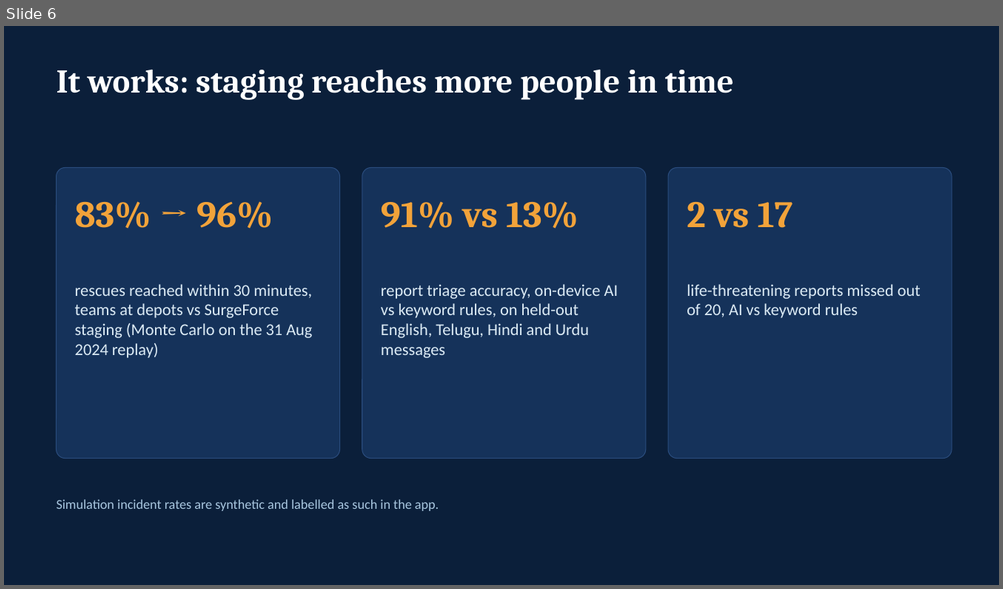
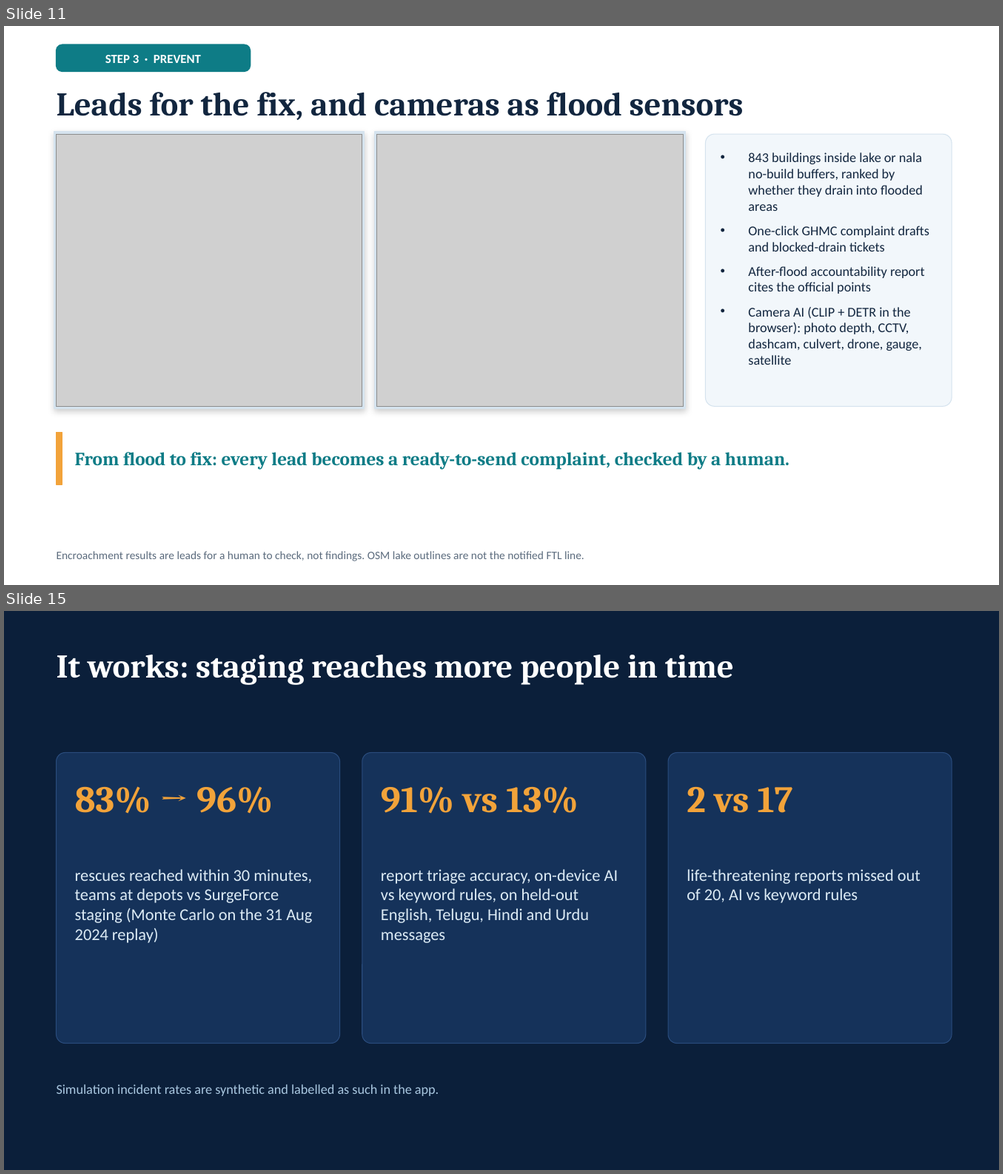
Before and after one commit to Rohanarekatla/CipherCop-2026, a slide deck: submission/3_Presentation/CipherCop2026_AI-vengers_Presentation.pptx. Shown one above the other, each under a label of ours: slide 6 before the commit, slides 11 and 15 after it; the slides between them are not shown. The pictures are 1003x589 and 1003x1174 pixels, drawn with LibreOffice and Linux fonts; fonts in the diff are those of the drawing; grey boxes stand for pictures. Boxes give left, top, right and bottom in pixels: in the first picture for what was removed or moved away, otherwise in the second. Text is boxed around its words. In the diff, an @@ line names an element or a change of style, - is before the commit and + after.

Commit message:
Deck: screenshots of every step, AI-NETRA evidence, water flow, camera AI and FireSight
19 slides. Adds scripts/deck/shots.mjs to retake the screenshots from the local app, draws the forecast-skill chart with shapes so it renders in every viewer, and replaces the Pages link with the local run command.

```diff
--- a/submission/3_Presentation/CipherCop2026_AI-vengers_Presentation.pptx
+++ b/submission/3_Presentation/CipherCop2026_AI-vengers_Presentation.pptx
@@ slide 11 added at (4,26,999,585), background #FFFFFF @@
@@ rounded rectangle added at (57,44,250,72), fill #0E7C86, outline #0E7C86 1 pt @@
@@ text added at (105,55,201,63), 12 pt, text #FFFFFF, bold @@
+STEP 3 · PREVENT
@@ text added at (57,92,743,120), 32 pt, text #12263F, bold @@
+Leads for the fix, and cameras as flood sensors
@@ rectangle added at (54,132,364,409), fill #D5E3EE, outline #D5E3EE 1 pt @@
@@ picture added at (57,134,362,406) @@
@@ rectangle added at (375,132,686,409), fill #D5E3EE, outline #D5E3EE 1 pt @@
@@ picture added at (377,134,683,406) @@
@@ rounded rectangle added at (706,134,951,406), fill #F2F7FB, outline #D5E3EE 0.75 pt @@
@@ text added at (748,153,929,365), 13 pt, text #12263F @@
+• 843 buildings inside lake or nala no-build buffers, ranked by whether they drain into flooded areas
+• One-click GHMC complaint drafts and blocked-drain tickets
+• After-flood accountability report cites the official points
+• Camera AI (CLIP + DETR in the browser): photo depth, CCTV, dashcam, culvert, drone, gauge, satellite
@@ rectangle added at (57,432,62,485), fill #F2A33A, outline #F2A33A 1 pt @@
@@ text added at (75,452,789,470), 18 pt, text #0E7C86, bold @@
+From flood to fix: every lead becomes a ready-to-send complaint, checked by a human.
@@ text added at (57,551,584,562), 11 pt, text #5B6B7D @@
+Encroachment results are leads for a human to check, not findings. OSM lake outlines are not the notified FTL line.
@@ what was slide 6 is now slide 15 @@
```
Also in this commit, not shown: 8 slides changed, 6 other slides added, 35 other files.
